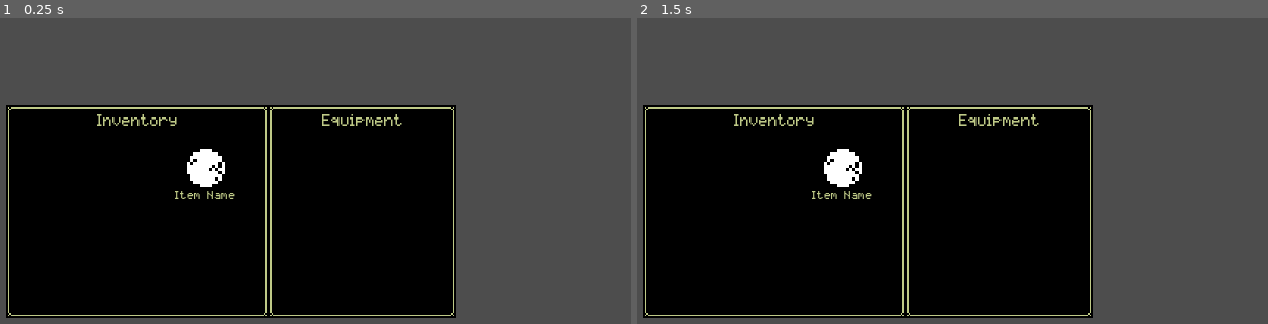
Above: before the commit, frames 1-2 (left to right).
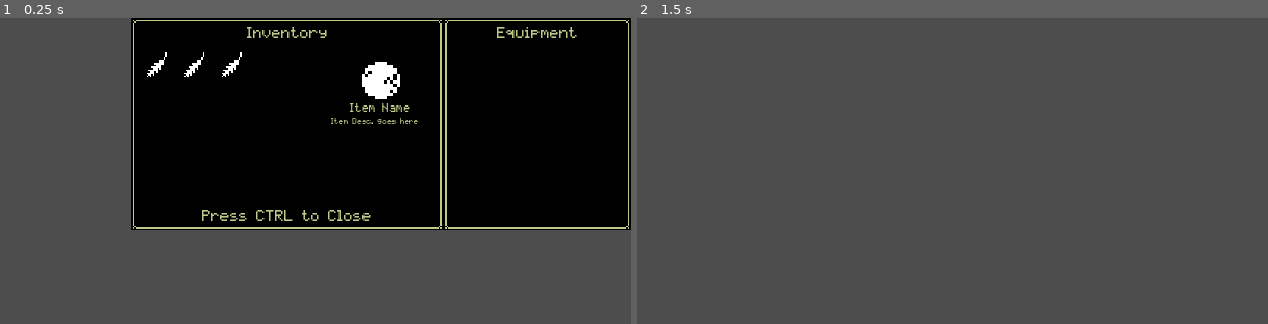
Above: after the commit, the same moments.

Repository: ChrisGlenn/tdaci
Game: Godot game, scene res://Scenes/UI/Inventory_Menu/inventory_menu.tscn
Same seed, same stepped clock (60 frames per second), same inputs: the game is played once before the commit and once after it. This scene is started directly instead of the project's main scene.
Inputs:
- Up to frame 1 (0.25 s): no input
- Up to frame 2 (1.5 s): tap Enter at 0.5 s; hold Right (ci_RIGHT) 0.53-1.28 s; tap Space (ci_A) at 0.6 s; tap Escape (ci_START) at 1.25 s; hold Down (ci_DOWN) from 1.28 s (still down); tap Ctrl (ci_B) at 1.35 s

The runs differ from the first frame. In frame 1, 65% of the frame differs, in the area x 0-100%, y 0-99%; in frame 2, 50%.

Commit message:
10/11/2024 NOON
Mom's Birthday

Diff:
--- a/Scenes/UI/Inventory_Menu/inventory_menu.tscn
+++ b/Scenes/UI/Inventory_Menu/inventory_menu.tscn
@@ -6,18 +6,18 @@
 [ext_resource type="Texture2D" uid="uid://dk4epvxrkmvcs" path="res://Sprites/UI/Items.png" id="3_4xayl"]
 
 [node name="Inventory_Menu" type="CanvasLayer"]
+process_mode = 3
 script = ExtResource("1_xig8d")
 
 [node name="Inventory_Background" parent="." instance=ExtResource("1_1ggch")]
-offset_left = 112.0
-offset_top = 56.0
-offset_right = 280.0
-offset_bottom = 192.0
+offset_left = 192.0
+offset_right = 392.0
+offset_bottom = 136.0
 
 [node name="INV_Title" type="Label" parent="Inventory_Background"]
 offset_left = 8.0
 offset_top = 5.0
-offset_right = 160.0
+offset_right = 192.0
 offset_bottom = 13.0
 theme_override_colors/font_color = Color(0.74902, 0.792157, 0.529412, 1)
 theme_override_fonts/font = ExtResource("2_umbqu")
@@ -26,7 +26,7 @@
 horizontal_alignment = 1
 
 [node name="Inspector_Sprite" type="Sprite2D" parent="Inventory_Background"]
-position = Vector2(112, 16)
+position = Vector2(144, 16)
 scale = Vector2(2, 2)
 texture = ExtResource("3_4xayl")
 centered = false
@@ -35,9 +35,9 @@
 frame = 256
 
 [node name="Inspector_Title" type="Label" parent="Inventory_Background"]
-offset_left = 100.0
+offset_left = 132.0
 offset_top = 54.0
-offset_right = 156.0
+offset_right = 188.0
 offset_bottom = 62.0
 theme_override_colors/font_color = Color(0.74902, 0.792157, 0.529412, 1)
 theme_override_fonts/font = ExtResource("2_umbqu")
@@ -45,11 +45,58 @@
 text = "Item Name"
 horizontal_alignment = 1
 
+[node name="Inspector_Desc" type="Label" parent="Inventory_Background"]
+offset_left = 128.0
+offset_top = 64.0
+offset_right = 192.0
+offset_bottom = 120.0
+theme_override_colors/font_color = Color(0.74902, 0.792157, 0.529412, 1)
+theme_override_fonts/font = ExtResource("2_umbqu")
+theme_override_font_sizes/font_size = 4
+text = "Item Desc. goes here"
+autowrap_mode = 3
+
+[node name="Press_Return" type="Label" parent="Inventory_Background"]
+offset_left = 8.0
+offset_top = 122.0
+offset_right = 192.0
+offset_bottom = 130.0
+theme_override_colors/font_color = Color(0.74902, 0.792157, 0.529412, 1)
+theme_override_fonts/font = ExtResource("2_umbqu")
+theme_override_font_sizes/font_size = 8
+text = "Press CTRL to Close"
+horizontal_alignment = 1
+
+[node name="Inventory_Slots" type="Node2D" parent="Inventory_Background"]
+
+[node name="Slot1" type="Sprite2D" parent="Inventory_Background/Inventory_Slots"]
+position = Vector2(8, 20)
+texture = ExtResource("3_4xayl")
+centered = false
+hframes = 20
+vframes = 13
+frame = 257
+
+[node name="Slot2" type="Sprite2D" parent="Inventory_Background/Inventory_Slots"]
+position = Vector2(32, 20)
+texture = ExtResource("3_4xayl")
+centered = false
+hframes = 20
+vframes = 13
+frame = 257
+
+[node name="Slot3" type="Sprite2D" parent="Inventory_Background/Inventory_Slots"]
+position = Vector2(56, 20)
+texture = ExtResource("3_4xayl")
+centered = false
+hframes = 20
+vframes = 13
+frame = 257
+
 [node name="Inventory_Background2" parent="." instance=ExtResource("1_1ggch")]
-offset_left = 280.0
-offset_top = 56.0
-offset_right = 400.0
-offset_bottom = 192.0
+offset_left = 392.0
+offset_right = 512.0
+offset_bottom = 136.0
 
 [node name="EQP_Title" type="Label" parent="Inventory_Background2"]
 offset_left = 8.0
--- a/Scenes/UI/Status_Menu/status_menu.tscn
+++ b/Scenes/UI/Status_Menu/status_menu.tscn
@@ -10,23 +10,22 @@
 script = ExtResource("1_eme6u")
 
 [node name="Status_Background" parent="." instance=ExtResource("1_hjc2h")]
-offset_left = 160.0
-offset_top = 56.0
-offset_right = 352.0
-offset_bottom = 192.0
+offset_left = 320.0
+offset_right = 512.0
+offset_bottom = 136.0
 
 [node name="Player_Sprite" type="Sprite2D" parent="."]
-position = Vector2(184, 64)
+position = Vector2(344, 8)
 scale = Vector2(3, 3)
 texture = ExtResource("4_astmq")
 centered = false
 hframes = 9
 
 [node name="Player_Name_Label" type="Label" parent="."]
-offset_left = 224.0
-offset_top = 62.0
-offset_right = 287.0
-offset_bottom = 70.0
+offset_left = 384.0
+offset_top = 6.0
+offset_right = 447.0
+offset_bottom = 14.0
 theme_override_colors/font_color = Color(0.74902, 0.792157, 0.529412, 1)
 theme_override_fonts/font = ExtResource("3_b3mlo")
 theme_override_font_sizes/font_size = 8
@@ -34,100 +33,100 @@
 horizontal_alignment = 1
 
 [node name="Class_Label" type="Label" parent="."]
-offset_left = 176.0
-offset_top = 128.0
-offset_right = 200.0
-offset_bottom = 136.0
+offset_left = 336.0
+offset_top = 72.0
+offset_right = 360.0
+offset_bottom = 80.0
 theme_override_colors/font_color = Color(0.74902, 0.792157, 0.529412, 1)
 theme_override_fonts/font = ExtResource("3_b3mlo")
 theme_override_font_sizes/font_size = 6
 text = "Class:"
 
 [node name="Class_Text" type="Label" parent="."]
-offset_left = 204.0
-offset_top = 128.0
-offset_right = 248.0
-offset_bottom = 136.0
+offset_left = 364.0
+offset_top = 72.0
+offset_right = 408.0
+offset_bottom = 80.0
 theme_override_colors/font_color = Color(0.74902, 0.792157, 0.529412, 1)
 theme_override_fonts/font = ExtResource("3_b3mlo")
 theme_override_font_sizes/font_size = 6
 text = "Plr Class"
 
 [node name="HP_Label" type="Label" parent="."]
-offset_left = 176.0
-offset_top = 137.0
-offset_right = 200.0
-offset_bottom = 145.0
+offset_left = 336.0
+offset_top = 81.0
+offset_right = 360.0
+offset_bottom = 89.0
 theme_override_colors/font_color = Color(0.74902, 0.792157, 0.529412, 1)
 theme_override_fonts/font = ExtResource("3_b3mlo")
 theme_override_font_sizes/font_size = 6
 text = "HP:"
 
 [node name="HP_Text" type="Label" parent="."]
-offset_left = 204.0
-offset_top = 137.0
-offset_right = 248.0
-offset_bottom = 145.0
+offset_left = 364.0
+offset_top = 81.0
+offset_right = 408.0
+offset_bottom = 89.0
 theme_override_colors/font_color = Color(0.74902, 0.792157, 0.529412, 1)
 theme_override_fonts/font = ExtResource("3_b3mlo")
 theme_override_font_sizes/font_size = 6
 text = "100x100"
 
 [node name="MP_Label" type="Label" parent="."]
-offset_left = 176.0
-offset_top = 146.0
-offset_right = 200.0
-offset_bottom = 154.0
+offset_left = 336.0
+offset_top = 90.0
+offset_right = 360.0
+offset_bottom = 98.0
 theme_override_colors/font_color = Color(0.74902, 0.792157, 0.529412, 1)
 theme_override_fonts/font = ExtResource("3_b3mlo")
 theme_override_font_sizes/font_size = 6
 text = "MP:"
 
 [node name="MP_Text" type="Label" parent="."]
-offset_left = 204.0
-offset_top = 146.0
-offset_right = 248.0
-offset_bottom = 154.0
+offset_left = 364.0
+offset_top = 90.0
+offset_right = 408.0
+offset_bottom = 98.0
 theme_override_colors/font_color = Color(0.74902, 0.792157, 0.529412, 1)
 theme_override_fonts/font = ExtResource("3_b3mlo")
 theme_override_font_sizes/font_size = 6
 text = "100x100"
 
 [node name="Stat_Label" type="Label" parent="."]
-offset_left = 176.0
-offset_top = 155.0
-offset_right = 205.0
-offset_bottom = 163.0
+offset_left = 336.0
+offset_top = 99.0
+offset_right = 365.0
+offset_bottom = 107.0
 theme_override_colors/font_color = Color(0.74902, 0.792157, 0.529412, 1)
 theme_override_fonts/font = ExtResource("3_b3mlo")
 theme_override_font_sizes/font_size = 6
 text = "Status:"
 
 [node name="Stat_Text" type="Label" parent="."]
-offset_left = 208.0
-offset_top = 155.0
-offset_right = 256.0
-offset_bottom = 163.0
+offset_left = 368.0
+offset_top = 99.0
+offset_right = 416.0
+offset_bottom = 107.0
 theme_override_colors/font_color = Color(0.74902, 0.792157, 0.529412, 1)
 theme_override_fonts/font = ExtResource("3_b3mlo")
 theme_override_font_sizes/font_size = 6
 text = "Healthy"
 
 [node name="Weight_Label" type="Label" parent="."]
-offset_left = 176.0
-offset_top = 164.0
-offset_right = 216.0
-offset_bottom = 172.0
+offset_left = 336.0
+offset_top = 108.0
+offset_right = 376.0
+offset_bottom = 116.0
 theme_override_colors/font_color = Color(0.74902, 0.792157, 0.529412, 1)
 theme_override_fonts/font = ExtResource("3_b3mlo")
 theme_override_font_sizes/font_size = 6
 text = "Weight:"
 
 [node name="Weight_Text" type="Label" parent="."]
-offset_left = 208.0
-offset_top = 164.0
-offset_right = 240.0
-offset_bottom = 172.0
+offset_left = 368.0
+offset_top = 108.0
+offset_right = 400.0
+offset_bottom = 116.0
 theme_override_colors/font_color = Color(0.74902, 0.792157, 0.529412, 1)
 theme_override_fonts/font = ExtResource("3_b3mlo")
 theme_override_font_sizes/font_size = 6
@@ -135,20 +134,20 @@
 horizontal_alignment = 2
 
 [node name="CurrentXP_Label" type="Label" parent="."]
-offset_left = 256.0
-offset_top = 80.0
-offset_right = 304.0
-offset_bottom = 88.0
+offset_left = 416.0
+offset_top = 24.0
+offset_right = 464.0
+offset_bottom = 32.0
 theme_override_colors/font_color = Color(0.74902, 0.792157, 0.529412, 1)
 theme_override_fonts/font = ExtResource("3_b3mlo")
 theme_override_font_sizes/font_size = 6
 text = "Current XP:"
 
 [node name="CurrentXP_Text" type="Label" parent="."]
-offset_left = 304.0
-offset_top = 80.0
-offset_right = 336.0
-offset_bottom = 88.0
+offset_left = 464.0
+offset_top = 24.0
+offset_right = 496.0
+offset_bottom = 32.0
 theme_override_colors/font_color = Color(0.74902, 0.792157, 0.529412, 1)
 theme_override_fonts/font = ExtResource("3_b3mlo")
 theme_override_font_sizes/font_size = 6
@@ -156,20 +155,20 @@
 horizontal_alignment = 2
 
 [node name="NextXP_Label" type="Label" parent="."]
-offset_left = 256.0
-offset_top = 89.0
-offset_right = 304.0
-offset_bottom = 97.0
+offset_left = 416.0
+offset_top = 33.0
+offset_right = 464.0
+offset_bottom = 41.0
 theme_override_colors/font_color = Color(0.74902, 0.792157, 0.529412, 1)
 theme_override_fonts/font = ExtResource("3_b3mlo")
 theme_override_font_sizes/font_size = 6
 text = "Next Level:"
 
 [node name="NextXP_Text" type="Label" parent="."]
-offset_left = 304.0
-offset_top = 89.0
-offset_right = 336.0
-offset_bottom = 97.0
+offset_left = 464.0
+offset_top = 33.0
+offset_right = 496.0
+offset_bottom = 41.0
 theme_override_colors/font_color = Color(0.74902, 0.792157, 0.529412, 1)
 theme_override_fonts/font = ExtResource("3_b3mlo")
 theme_override_font_sizes/font_size = 6
@@ -177,10 +176,10 @@
 horizontal_alignment = 2
 
 [node name="Player_Attributes" type="Label" parent="."]
-offset_left = 256.0
-offset_top = 101.0
-offset_right = 336.0
-offset_bottom = 109.0
+offset_left = 416.0
+offset_top = 45.0
+offset_right = 496.0
+offset_bottom = 53.0
 theme_override_colors/font_color = Color(0.74902, 0.792157, 0.529412, 1)
 theme_override_fonts/font = ExtResource("3_b3mlo")
 theme_override_font_sizes/font_size = 6
@@ -188,20 +187,20 @@
 horizontal_alignment = 1
 
 [node name="STR_Label" type="Label" parent="."]
-offset_left = 256.0
-offset_top = 114.0
-offset_right = 272.0
-offset_bottom = 122.0
+offset_left = 416.0
+offset_top = 58.0
+offset_right = 432.0
+offset_bottom = 66.0
 theme_override_colors/font_color = Color(0.74902, 0.792157, 0.529412, 1)
 theme_override_fonts/font = ExtResource("3_b3mlo")
 theme_override_font_sizes/font_size = 6
 text = "STR:"
 
 [node name="STR_Text" type="Label" parent="."]
-offset_left = 273.0
-offset_top = 114.0
-offset_right = 289.0
-offset_bottom = 122.0
+offset_left = 433.0
+offset_top = 58.0
+offset_right = 449.0
+offset_bottom = 66.0
 theme_override_colors/font_color = Color(0.74902, 0.792157, 0.529412, 1)
 theme_override_fonts/font = ExtResource("3_b3mlo")
 theme_override_font_sizes/font_size = 6
@@ -209,20 +208,20 @@
 horizontal_alignment = 2
 
 [node name="END_Label" type="Label" parent="."]
-offset_left = 256.0
-offset_top = 123.0
-offset_right = 272.0
-offset_bottom = 131.0
+offset_left = 416.0
+offset_top = 67.0
+offset_right = 432.0
+offset_bottom = 75.0
 theme_override_colors/font_color = Color(0.74902, 0.792157, 0.529412, 1)
 theme_override_fonts/font = ExtResource("3_b3mlo")
 theme_override_font_sizes/font_size = 6
 text = "END:"
 
 [node name="END_Text" type="Label" parent="."]
-offset_left = 273.0
-offset_top = 123.0
-offset_right = 289.0
-offset_bottom = 131.0
+offset_left = 433.0
+offset_top = 67.0
+offset_right = 449.0
+offset_bottom = 75.0
 theme_override_colors/font_color = Color(0.74902, 0.792157, 0.529412, 1)
 theme_override_fonts/font = ExtResource("3_b3mlo")
 theme_override_font_sizes/font_size = 6
@@ -230,20 +229,20 @@
 horizontal_alignment = 2
 
 [node name="AGI_Label" type="Label" parent="."]
-offset_left = 256.0
-offset_top = 132.0
-offset_right = 272.0
-offset_bottom = 140.0
+offset_left = 416.0
+offset_top = 76.0
+offset_right = 432.0
+offset_bottom = 84.0
 theme_override_colors/font_color = Color(0.74902, 0.792157, 0.529412, 1)
 theme_override_fonts/font = ExtResource("3_b3mlo")
 theme_override_font_sizes/font_size = 6
 text = "AGI:"
 
 [node name="AGI_Text" type="Label" parent="."]
-offset_left = 273.0
-offset_top = 132.0
-offset_right = 289.0
-offset_bottom = 140.0
+offset_left = 433.0
+offset_top = 76.0
+offset_right = 449.0
+offset_bottom = 84.0
 theme_override_colors/font_color = Color(0.74902, 0.792157, 0.529412, 1)
 theme_override_fonts/font = ExtResource("3_b3mlo")
 theme_override_font_sizes/font_size = 6
@@ -251,20 +250,20 @@
 horizontal_alignment = 2
 
 [node name="INT_Label" type="Label" parent="."]
-offset_left = 256.0
-offset_top = 141.0
-offset_right = 272.0
-offset_bottom = 149.0
+offset_left = 416.0
+offset_top = 85.0
+offset_right = 432.0
+offset_bottom = 93.0
 theme_override_colors/font_color = Color(0.74902, 0.792157, 0.529412, 1)
 theme_override_fonts/font = ExtResource("3_b3mlo")
 theme_override_font_sizes/font_size = 6
 text = "INT:"
 
 [node name="INT_Text" type="Label" parent="."]
-offset_left = 273.0
-offset_top = 141.0
-offset_right = 289.0
-offset_bottom = 149.0
+offset_left = 433.0
+offset_top = 85.0
+offset_right = 449.0
+offset_bottom = 93.0
 theme_override_colors/font_color = Color(0.74902, 0.792157, 0.529412, 1)
 theme_override_fonts/font = ExtResource("3_b3mlo")
 theme_override_font_sizes/font_size = 6
@@ -272,20 +271,20 @@
 horizontal_alignment = 2
 
 [node name="CHR_Label" type="Label" parent="."]
-offset_left = 256.0
-offset_top = 150.0
-offset_right = 272.0
-offset_bottom = 158.0
+offset_left = 416.0
+offset_top = 94.0
+offset_right = 432.0
+offset_bottom = 102.0
 theme_override_colors/font_color = Color(0.74902, 0.792157, 0.529412, 1)
 theme_override_fonts/font = ExtResource("3_b3mlo")
 theme_override_font_sizes/font_size = 6
 text = "CHR:"
 
 [node name="CHR_Text" type="Label" parent="."]
-offset_left = 273.0
-offset_top = 150.0
-offset_right = 289.0
-offset_bottom = 158.0
+offset_left = 433.0
+offset_top = 94.0
+offset_right = 449.0
+offset_bottom = 102.0
 theme_override_colors/font_color = Color(0.74902, 0.792157, 0.529412, 1)
 theme_override_fonts/font = ExtResource("3_b3mlo")
 theme_override_font_sizes/font_size = 6
@@ -293,20 +292,20 @@
 horizontal_alignment = 2
 
 [node name="STR_MOD" type="Label" parent="."]
-offset_left = 304.0
-offset_top = 114.0
-offset_right = 320.0
-offset_bottom = 122.0
+offset_left = 464.0
+offset_top = 58.0
+offset_right = 480.0
+offset_bottom = 66.0
 theme_override_colors/font_color = Color(0.74902, 0.792157, 0.529412, 1)
 theme_override_fonts/font = ExtResource("3_b3mlo")
 theme_override_font_sizes/font_size = 6
 text = "MOD:"
 
 [node name="STR_MOD_Text" type="Label" parent="."]
-offset_left = 321.0
-offset_top = 114.0
-offset_right = 337.0
-offset_bottom = 122.0
+offset_left = 481.0
+offset_top = 58.0
+offset_right = 497.0
+offset_bottom = 66.0
 theme_override_colors/font_color = Color(0.74902, 0.792157, 0.529412, 1)
 theme_override_fonts/font = ExtResource("3_b3mlo")
 theme_override_font_sizes/font_size = 6
@@ -314,20 +313,20 @@
 horizontal_alignment = 2
 
 [node name="END_MOD" type="Label" parent="."]
-offset_left = 304.0
-offset_top = 123.0
-offset_right = 320.0
-offset_bottom = 131.0
+offset_left = 464.0
+offset_top = 67.0
+offset_right = 480.0
+offset_bottom = 75.0
 theme_override_colors/font_color = Color(0.74902, 0.792157, 0.529412, 1)
 theme_override_fonts/font = ExtResource("3_b3mlo")
 theme_override_font_sizes/font_size = 6
 text = "MOD:"
 
 [node name="END_MOD_Text" type="Label" parent="."]
-offset_left = 321.0
-offset_top = 123.0
-offset_right = 337.0
-offset_bottom = 131.0
+offset_left = 481.0
+offset_top = 67.0
+offset_right = 497.0
+offset_bottom = 75.0
 theme_override_colors/font_color = Color(0.74902, 0.792157, 0.529412, 1)
 theme_override_fonts/font = ExtResource("3_b3mlo")
 theme_override_font_sizes/font_size = 6
@@ -335,20 +334,20 @@
 horizontal_alignment = 2
 
 [node name="AGI_MOD" type="Label" parent="."]
-offset_left = 304.0
-offset_top = 132.0
-offset_right = 320.0
-offset_bottom = 140.0
+offset_left = 464.0
+offset_top = 76.0
+offset_right = 480.0
+offset_bottom = 84.0
 theme_override_colors/font_color = Color(0.74902, 0.792157, 0.529412, 1)
 theme_override_fonts/font = ExtResource("3_b3mlo")
 theme_override_font_sizes/font_size = 6
 text = "MOD:"
 
 [node name="AGI_MOD_Text" type="Label" parent="."]
-offset_left = 321.0
-offset_top = 132.0
-offset_right = 337.0
-offset_bottom = 140.0
+offset_left = 481.0
+offset_top = 76.0
+offset_right = 497.0
+offset_bottom = 84.0
 theme_override_colors/font_color = Color(0.74902, 0.792157, 0.529412, 1)
 theme_override_fonts/font = ExtResource("3_b3mlo")
 theme_override_font_sizes/font_size = 6
@@ -356,20 +355,20 @@
 horizontal_alignment = 2
 
 [node name="INT_MOD" type="Label" parent="."]
-offset_left = 304.0
-offset_top = 141.0
-offset_right = 320.0
-offset_bottom = 149.0
+offset_left = 464.0
+offset_top = 85.0
+offset_right = 480.0
+offset_bottom = 93.0
 theme_override_colors/font_color = Color(0.74902, 0.792157, 0.529412, 1)
 theme_override_fonts/font = ExtResource("3_b3mlo")
 theme_override_font_sizes/font_size = 6
 text = "MOD:"
 
 [node name="INT_MOD_Text" type="Label" parent="."]
-offset_left = 321.0
-offset_top = 141.0
-offset_right = 337.0
-offset_bottom = 149.0
+offset_left = 481.0
+offset_top = 85.0
+offset_right = 497.0
+offset_bottom = 93.0
 theme_override_colors/font_color = Color(0.74902, 0.792157, 0.529412, 1)
 theme_override_fonts/font = ExtResource("3_b3mlo")
 theme_override_font_sizes/font_size = 6
@@ -377,20 +376,20 @@
 horizontal_alignment = 2
 
 [node name="CHR_MOD" type="Label" parent="."]
-offset_left = 304.0
-offset_top = 150.0
-offset_right = 320.0
-offset_bottom = 158.0
+offset_left = 464.0
+offset_top = 94.0
+offset_right = 480.0
+offset_bottom = 102.0
 theme_override_colors/font_color = Color(0.74902, 0.792157, 0.529412, 1)
 theme_override_fonts/font = ExtResource("3_b3mlo")
 theme_override_font_sizes/font_size = 6
 text = "MOD:"
 
 [node name="CHR_MOD_Text" type="Label" parent="."]
-offset_left = 321.0
-offset_top = 150.0
-offset_right = 337.0
-offset_bottom = 158.0
+offset_left = 481.0
+offset_top = 94.0
+offset_right = 497.0
+offset_bottom = 102.0
 theme_override_colors/font_color = Color(0.74902, 0.792157, 0.529412, 1)
 theme_override_fonts/font = ExtResource("3_b3mlo")
 theme_override_font_sizes/font_size = 6
@@ -398,20 +397,20 @@
 horizontal_alignment = 2
 
 [node name="BONUS_Label" type="Label" parent="."]
-offset_left = 256.0
-offset_top = 160.0
-offset_right = 280.0
-offset_bottom = 168.0
+offset_left = 416.0
+offset_top = 104.0
+offset_right = 440.0
+offset_bottom = 112.0
 theme_override_colors/font_color = Color(0.74902, 0.792157, 0.529412, 1)
 theme_override_fonts/font = ExtResource("3_b3mlo")
 theme_override_font_sizes/font_size = 6
 text = "BONUS:"
 
 [node name="BONUS_Text" type="Label" parent="."]
-offset_left = 281.0
-offset_top = 160.0
-offset_right = 297.0
-offset_bottom = 168.0
+offset_left = 441.0
+offset_top = 104.0
+offset_right = 457.0
+offset_bottom = 112.0
 theme_override_colors/font_color = Color(0.74902, 0.792157, 0.529412, 1)
 theme_override_fonts/font = ExtResource("3_b3mlo")
 theme_override_font_sizes/font_size = 6
@@ -419,10 +418,10 @@
 horizontal_alignment = 2
 
 [node name="Press_Return" type="Label" parent="."]
-offset_left = 168.0
-offset_top = 178.0
-offset_right = 344.0
-offset_bottom = 186.0
+offset_left = 328.0
+offset_top = 122.0
+offset_right = 504.0
+offset_bottom = 130.0
 theme_override_colors/font_color = Color(0.74902, 0.792157, 0.529412, 1)
 theme_override_fonts/font = ExtResource("3_b3mlo")
 theme_override_font_sizes/font_size = 8
